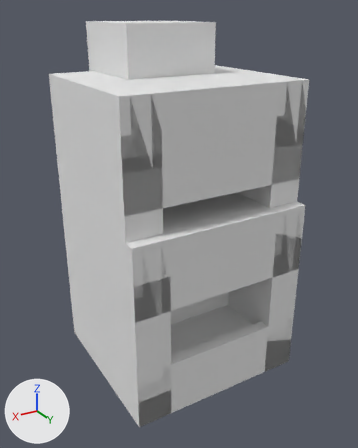
The OBJ model models/jelys_pizzaria_pizza_oven.obj: old version first, new version second.
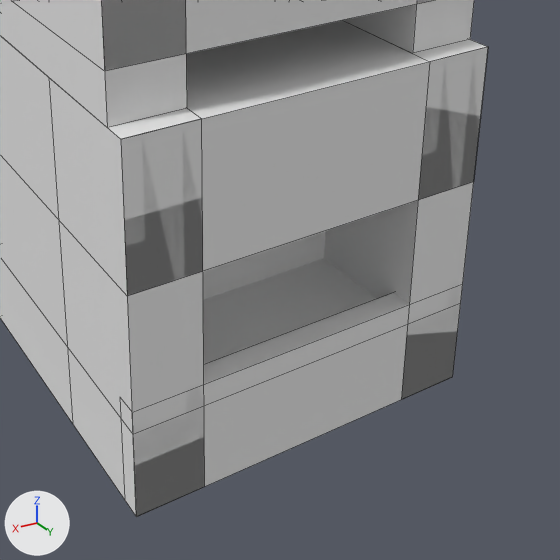
Old and new are each drawn whole from a camera (50 mm lens) standing at (1.31, 2.24, 1.44) and looking at (0.0, 0.05, 0.34) and again close up on the part from 21% to 95% of the width and 41% to 100% of the height. Arrows for +X, +Y and +Z are at lower left; the lights stay in place. The close-ups show mesh edges as thin lines. Where no turn or scale is listed for an object, it has been applied to the vertices.

Names of what the first close-up shows: 'model'.
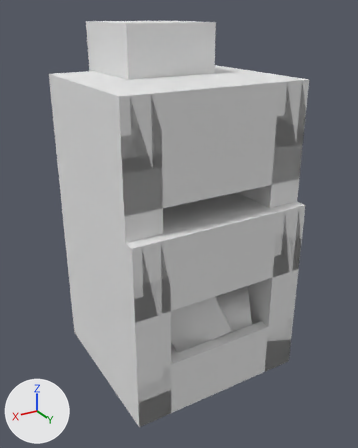
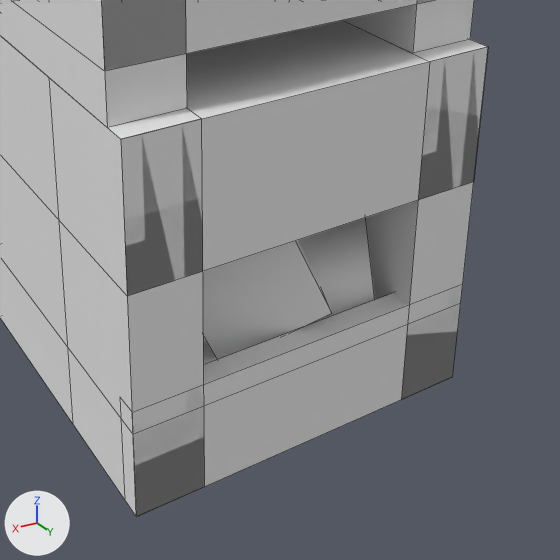
Commit message: Add firewood to oven model

Pixel boxes (x1, y1, x2, y2) of what changed, in the close-ups (560 x 560 px):
part 1 of me_model, added: after (203, 218, 375, 358)
part 2 of me_model, recoloured: (122, 55, 481, 362) in both

The change in detail:
Material 'default_obsidian.png_NONE' (mat_default_obsidian_png_none) is new.
Its base color is (0.8, 0.8, 0.8) (white #e7e7e7).
Its roughness is 1.0.
me_model is used by ob_model.
Verts and faces of me_model; kept vertices keep their numbers, new ones are numbered from 66.
me_model had 66 vertices, 38 faces and spanned x -0.5..0.5, y -0.5..0.5, z -0.5..1.38.
me_model now has 81 vertices, 45 faces and spans x -0.5..0.5, y -0.5..0.5, z -0.5..1.38.
Part 1, on me_model:
New vertex 66 is at (0.04, 0.43, 0.14).
New vertex 67 is at (-0.08, 0.48, -0.14), pixel (331, 313).
New vertex 68 is at (-0.32, -0.1, -0.15).
New vertices 69, 70, 71 stand at vertices 66, 67, 68, in that order, plus (0.27, -0.11, -0.13).
New vertex 72 is at (0.33, 0.26, -0.31).
New vertex 73 is at (-0.27, 0.43, -0.24).
New vertex 74 is at (0.35, 0.21, 0.0).
New vertex 75 is at (-0.25, 0.37, 0.07).
New vertex 76 is at (0.27, -0.09, -0.04).
New vertex 77 is at (-0.34, 0.07, 0.02).
New vertex 78 is at (-0.36, 0.13, -0.29).
New vertex 79 is at (-0.2, -0.16, 0.14).
New vertex 80 is at (0.07, -0.26, 0.01).
New faces: (73, 78, 77, 75), (72, 74, 75, 73), (74, 76, 77, 75), (66, 67, 70, 69), (66, 69, 80, 79), (66, 79, 68, 67) (mat_default_obsidian_png (its picture is missing)).
New faces: (67, 68, 71, 70) (mat_default_obsidian_png (its picture is missing)).
me_model part 2: 38 faces spanning x -0.5..0.5, y -0.5..0.5, z -0.5..1.38 switch from mat_default_obsidian_png (its picture is missing) to mat_default_obsidian_png_none (white #e7e7e7).
